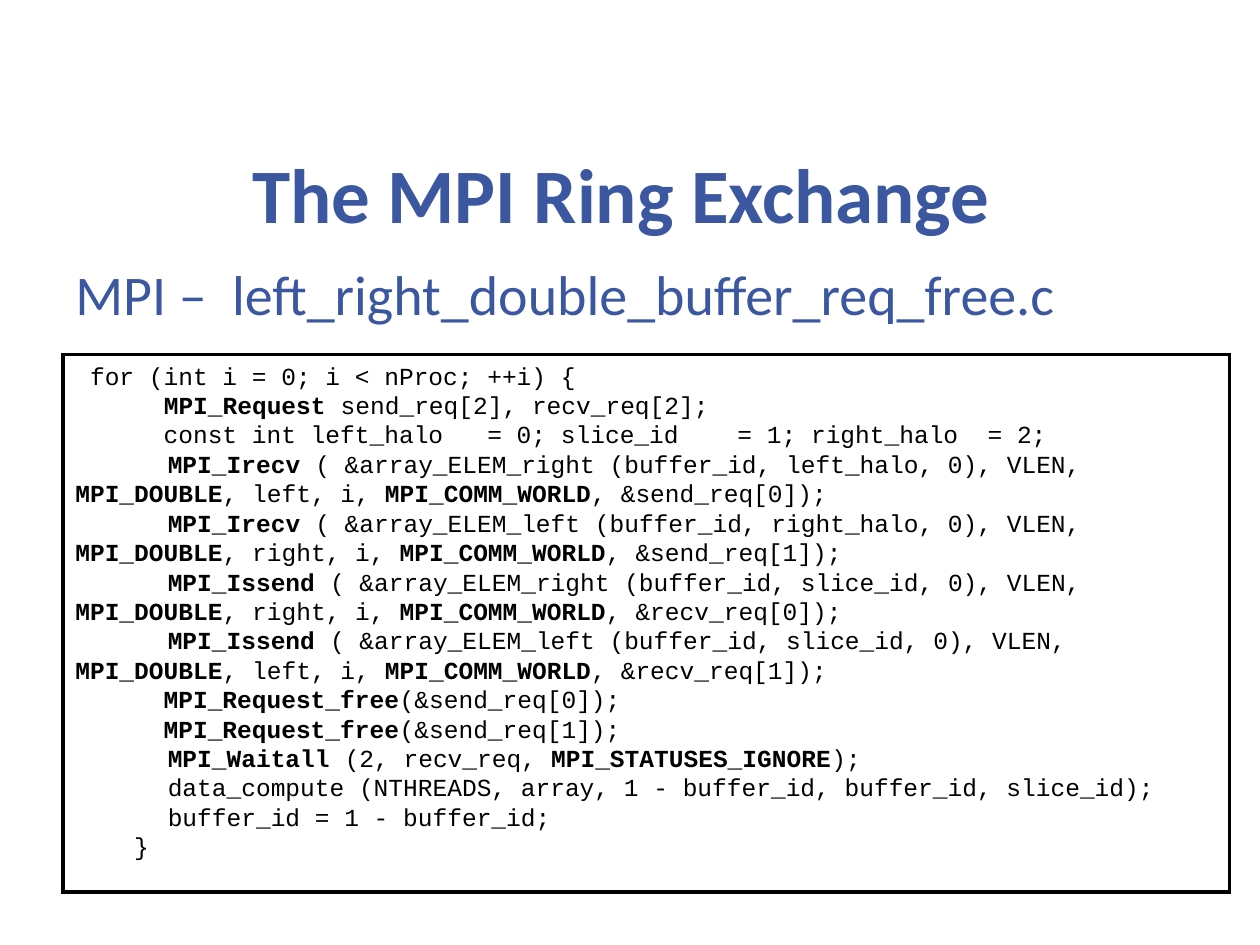
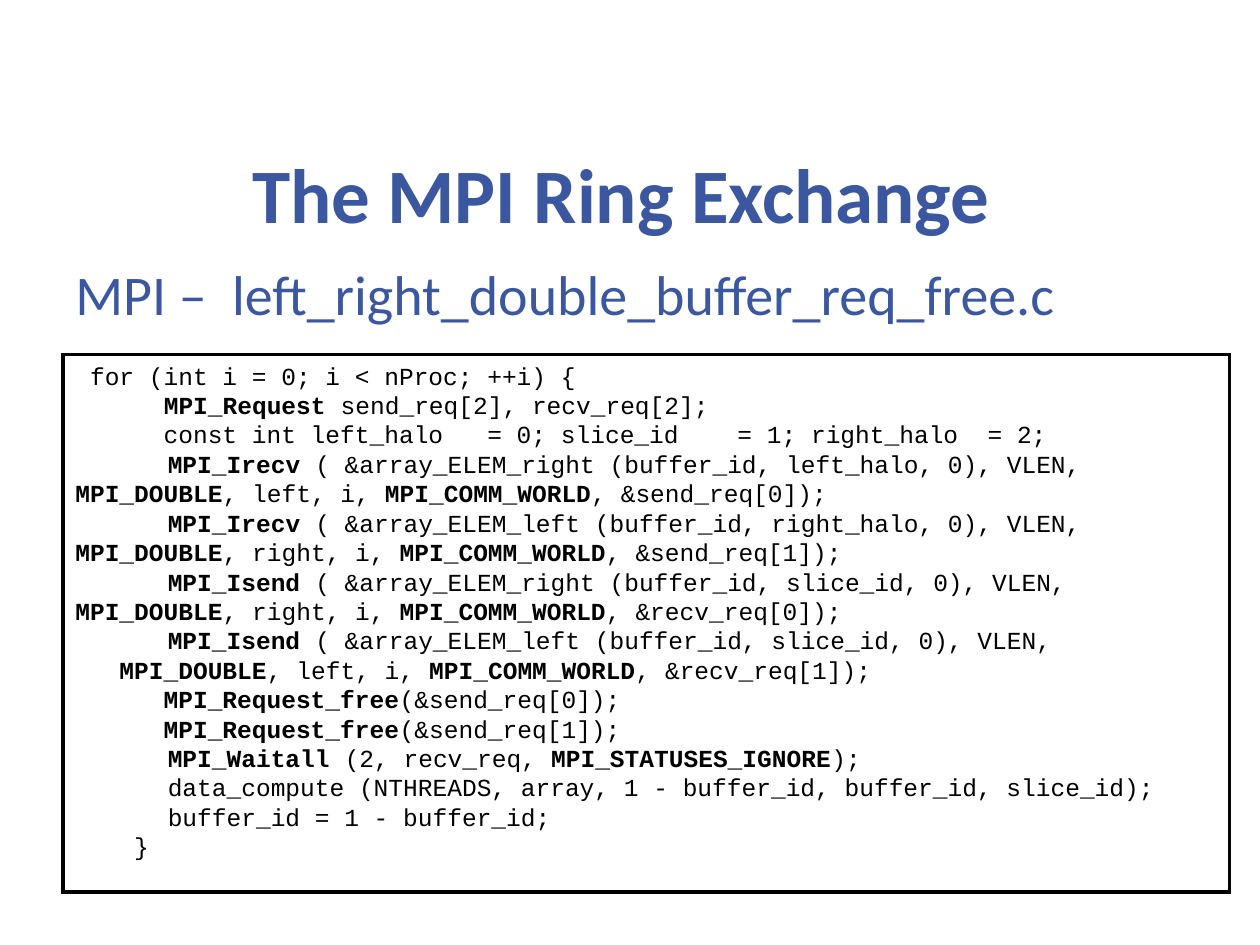
Before and after one commit to cc-hpc-itwm/GPI-2, a slide deck: slide 59 of tutorial/slides/gaspi_tutorial.pptx. Drawn at 1260x945 pixels with LibreOffice and Linux fonts; fonts in the diff are those of the drawing; background and template pictures are left out. Boxes give left, top, right and bottom in pixels: in the first picture for what was removed or moved away, otherwise in the second. Text is boxed around its words. In the diff, an @@ line names an element or a change of style, - is before the commit and + after.

```diff
--- a/tutorial/slides/gaspi_tutorial.pptx
+++ b/tutorial/slides/gaspi_tutorial.pptx
@@ text in rectangle at (75,573,1066,713): text changed @@
-MPI_Issend ( &array_ELEM_right (buffer_id, slice_id, 0), VLEN, MPI_DOUBLE, right, i, MPI_COMM_WORLD, &recv_req[0]);
-MPI_Issend ( &array_ELEM_left (buffer_id, slice_id, 0), VLEN, MPI_DOUBLE, left, i, MPI_COMM_WORLD, &recv_req[1]);
-MPI_Request_free(&send_req[0]);
+MPI_Isend ( &array_ELEM_right (buffer_id, slice_id, 0), VLEN, MPI_DOUBLE, right, i, MPI_COMM_WORLD, &recv_req[0]);
+MPI_Isend ( &array_ELEM_left (buffer_id, slice_id, 0), VLEN, MPI_DOUBLE, left, i, MPI_COMM_WORLD, &recv_req[1]);
+MPI_Request_free(&send_req[0]);
```
Also in this commit, not shown: 15 other slides changed, 11 other files.
